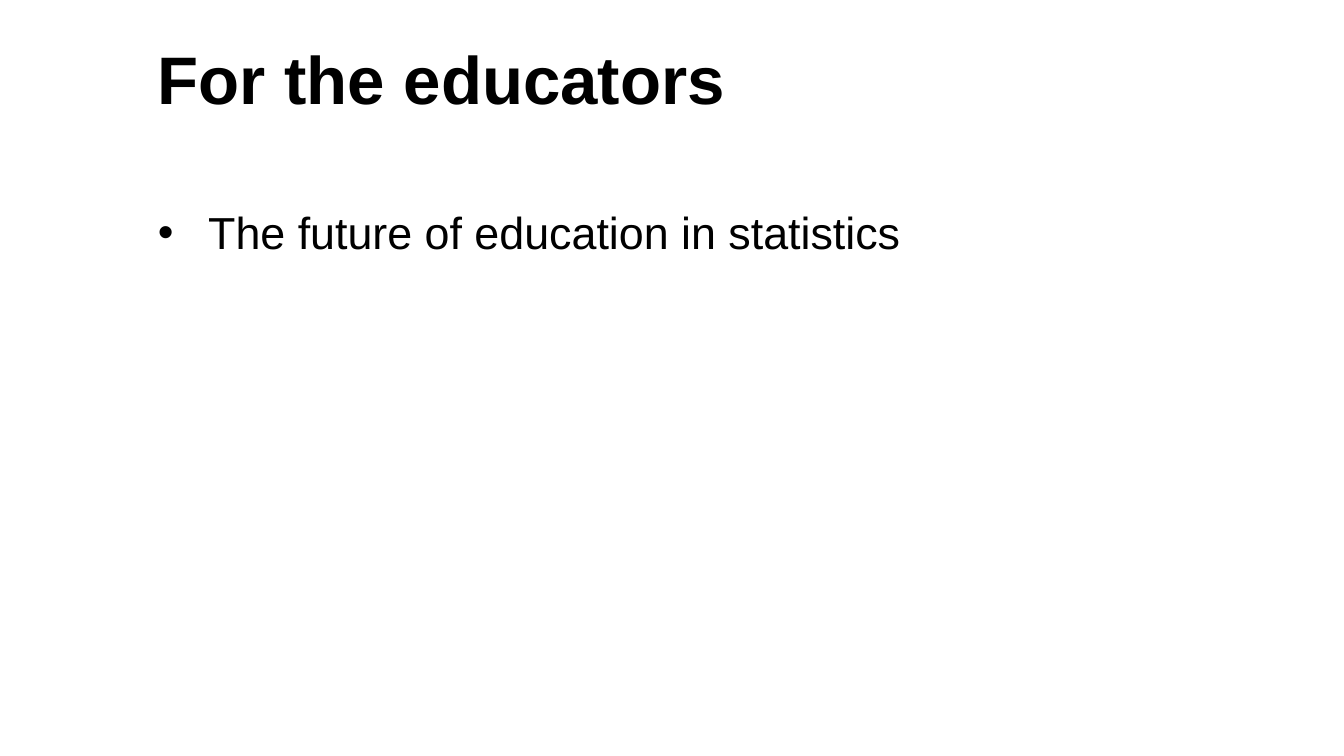
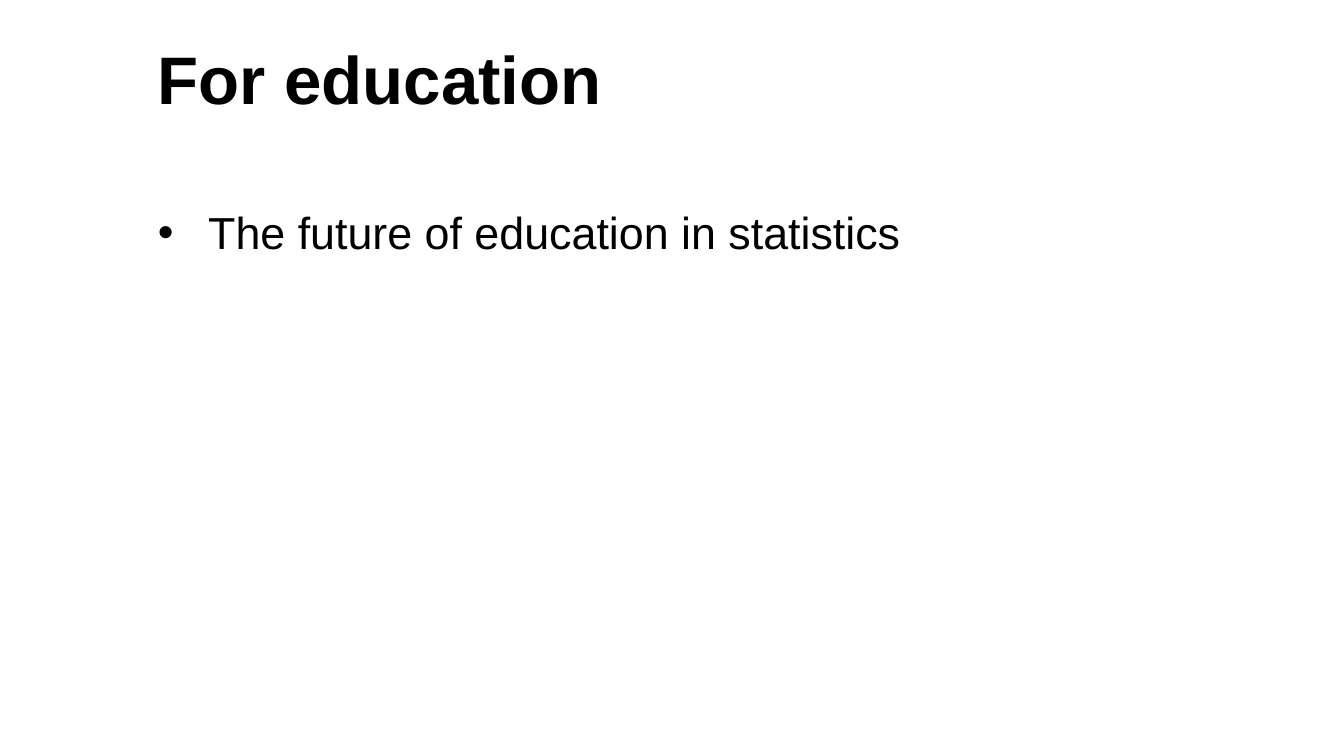
Before and after one commit to TiniusM/MA8701-Project-2, a slide deck: slide 9 of Article presentation.pptx (slide 6 before the commit). Drawn at 1344x756 pixels with LibreOffice and Linux fonts; fonts in the diff are those of the drawing; background and template pictures are left out. Boxes give left, top, right and bottom in pixels: in the first picture for what was removed or moved away, otherwise in the second. Text is boxed around its words. In the diff, an @@ line names an element or a change of style, - is before the commit and + after.

```diff
--- a/Article presentation.pptx
+++ b/Article presentation.pptx
@@ title at (158, 55, 602, 105): text changed @@
-For the educators
+For education
```
Also in this commit, not shown: 1 other slide changed, 7 slides added, 3 slides removed.
